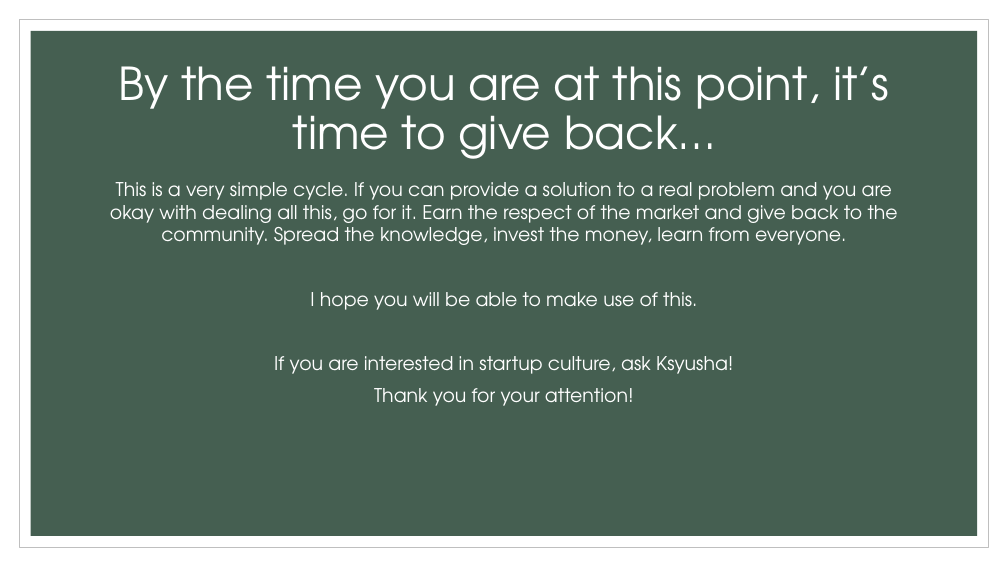
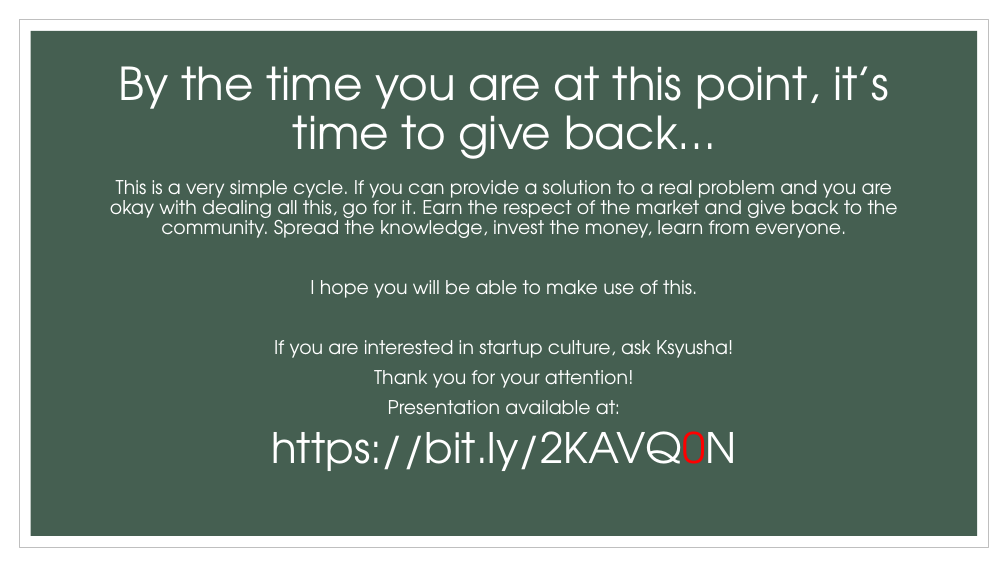
Before and after one commit to green-fox-academy/vrsttl, a slide deck: slide 11 of Week-08/Tuesday/Angel investors in it.pptx. Drawn at 1008x567 pixels with LibreOffice and Linux fonts; fonts in the diff are those of the drawing. Boxes give left, top, right and bottom in pixels: in the first picture for what was removed or moved away, otherwise in the second. Text is boxed around its words. In the diff, an @@ line names an element or a change of style, - is before the commit and + after.

Commit message:
LT finished

```diff
--- a/Week-08/Tuesday/Angel investors in it.pptx
+++ b/Week-08/Tuesday/Angel investors in it.pptx
@@ text at <box>110,180,898,388</box>: line spacing 1 to 0.9 @@
@@ text at <box>271,400,736,471</box>: paragraphs added @@
+Presentation available at:
+https://bit.ly/2KAVQ0N
```
